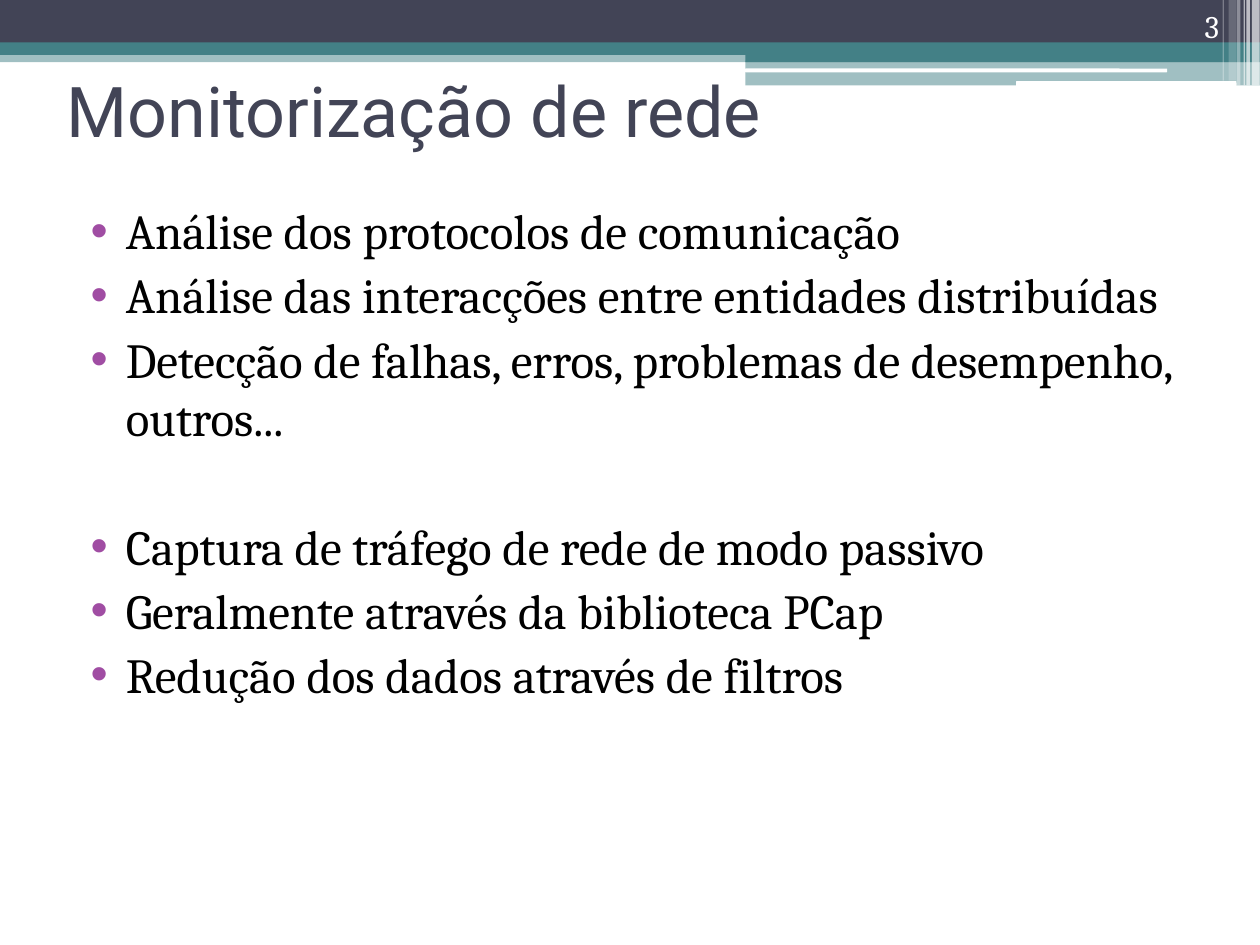
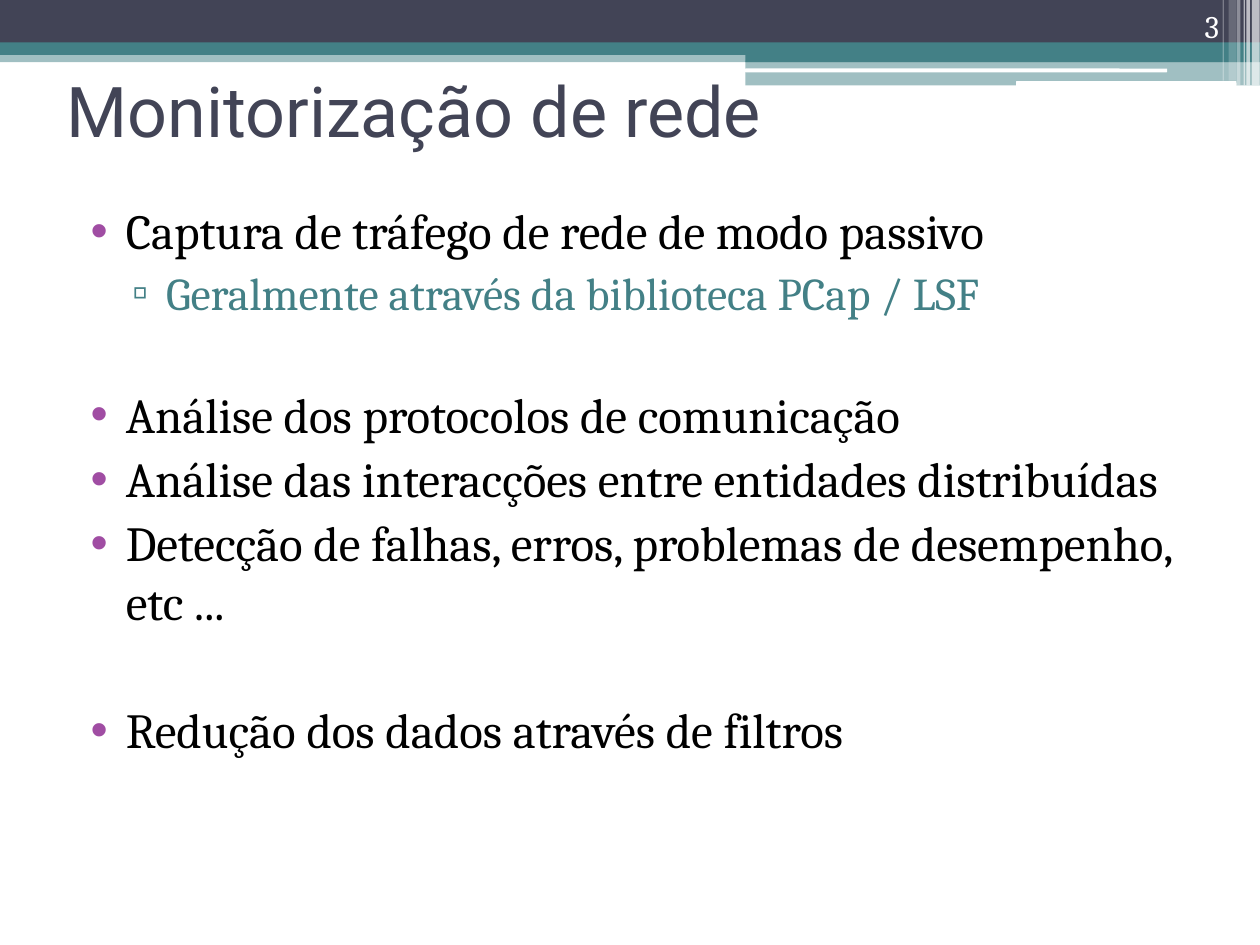
Before and after one commit to nunogmartins/cap_dissertation, a slide deck: slide 3 of doc/apresentacao_dissertacao.pptx. Drawn at 1260x945 pixels with LibreOffice and Linux fonts; fonts in the diff are those of the drawing. Boxes give left, top, right and bottom in pixels: in the first picture for what was removed or moved away, otherwise in the second. Text is boxed around its words. In the diff, an @@ line names an element or a change of style, - is before the commit and + after.

```diff
--- a/doc/apresentacao_dissertacao.pptx
+++ b/doc/apresentacao_dissertacao.pptx
@@ text at (126,214,984,320): paragraphs added @@
+• Captura de tráfego de rede de modo passivo
+  ▫ Geralmente através da biblioteca PCap / LSF
@@ text at (126,526,1174,621): text changed @@
-• Detecção de falhas, erros, problemas de desempenho, outros...
-• Captura de tráfego de rede de modo passivo
-• Geralmente através da biblioteca PCap
+• Detecção de falhas, erros, problemas de desempenho, etc ...
```
Also in this commit, not shown: 16 other slides changed.
